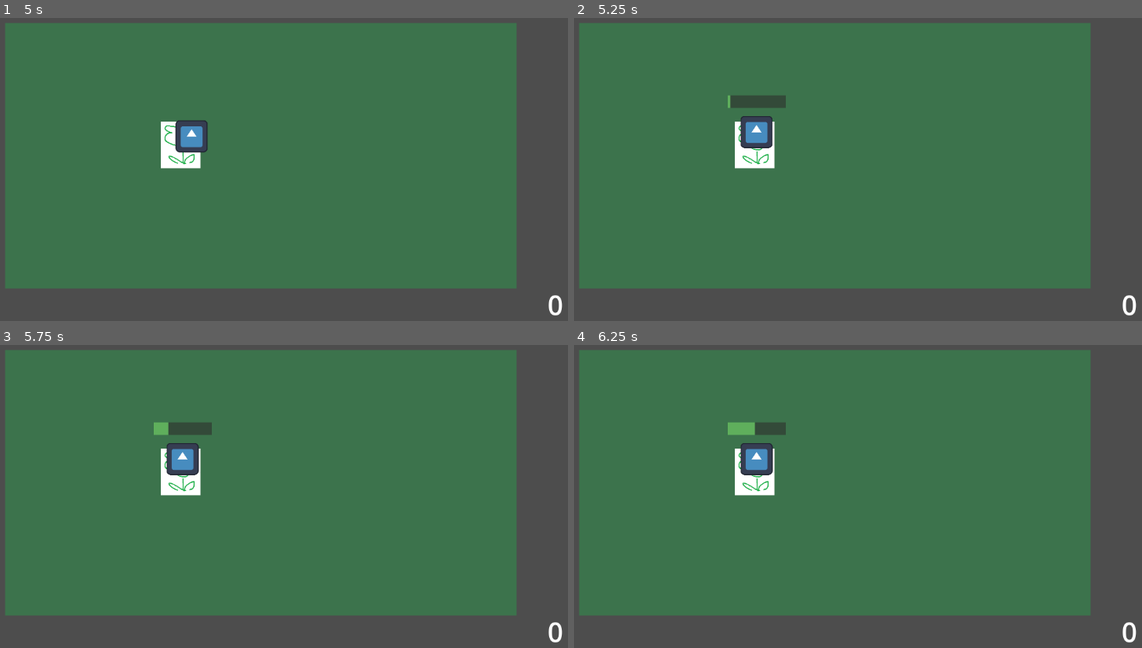
Above: before the commit, frames 1-4 (two rows, left to right).
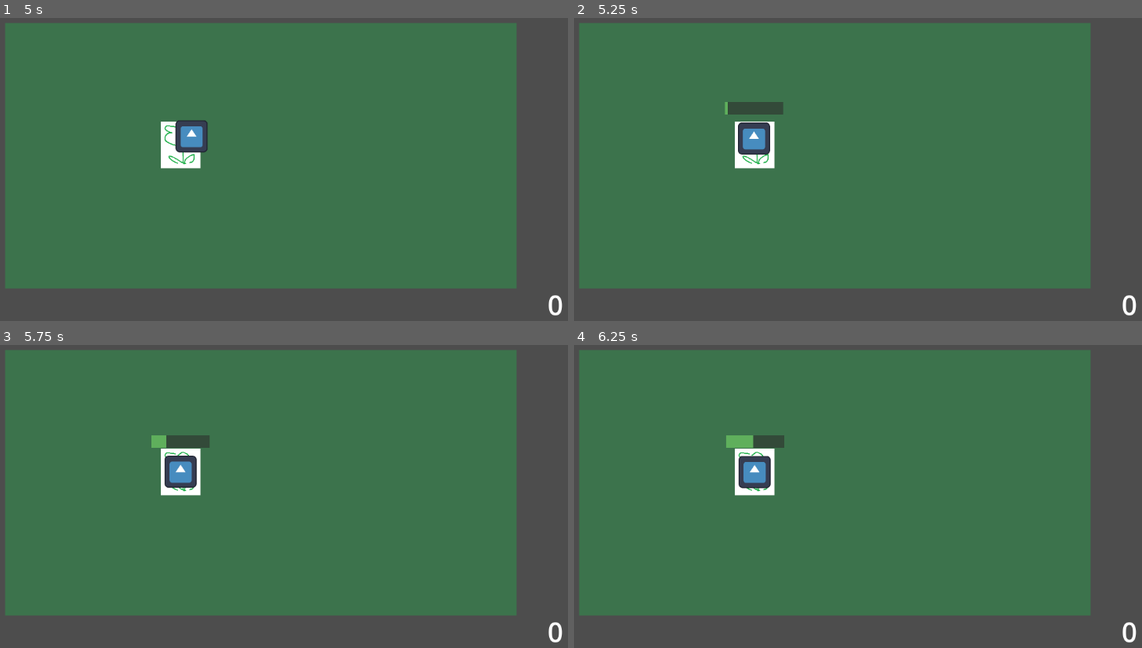
Above: after the commit, the same moments.

Repository: marikadu/FlowerBug
Game: Godot game, scene res://main.tscn
Same seed, same stepped clock (60 frames per second), same inputs: the game is played once before the commit and once after it. The engine's default icon, where the game draws it, is replaced by a stand-in: a white triangle on a blue panel in a dark square.
Inputs (mouse positions are in pixels of both pictures, inside the frame that each line leads up to):
- Up to frame 1 (5 s): tap Enter at 0.5 s; move the mouse to (397, 139) at 0.52 s; click (397, 139) at 0.6 s; move the mouse to (136, 172) at 1.27 s; click (136, 172) at 1.35 s; move the mouse to (323, 78) at 2.02 s; click (323, 78) at 2.1 s; move the mouse to (227, 227) at 2.77 s; click (227, 227) at 2.85 s; move the mouse to (448, 208) at 3.52 s; click (448, 208) at 3.6 s; move the mouse to (73, 102) at 4.27 s; click (73, 102) at 4.35 s
- Up to frame 2 (5.25 s): move the mouse to (863, 154) at 5.02 s; click (863, 154) at 5.1 s
- Up to frame 3 (5.75 s): no input
- Up to frame 4 (6.25 s): move the mouse to (738, 393) at 5.77 s; click (738, 393) at 5.85 s

Frame 1 is identical in both runs. In frame 2, 1.0% of the frame differs, in the area x 26-38%, y 25-46%; in frame 3, 1.5%; in frame 4, 1.5%, in the area x 26-38%, y 25-48%.

Commit message:
made the insect go in the centre of the flower when eating

Diff:
--- a/flower/flower_1.tscn
+++ b/flower/flower_1.tscn
@@ -4,7 +4,7 @@
 [ext_resource type="Texture2D" uid="uid://6ouf28cvf2e" path="res://flower/flower_test.png" id="2_jh6iy"]
 
 [sub_resource type="CircleShape2D" id="CircleShape2D_qc4up"]
-radius = 61.8
+radius = 61.0737
 
 [node name="flower" type="CharacterBody2D" groups=["flower"]]
 script = ExtResource("1_ksvlc")
--- a/main.gd
+++ b/main.gd
@@ -86,15 +86,6 @@
 		flower.queue_free()
 		print("removed flower: ", flower)
 
-	# adding different point to the score depending on the flower type
-	#match flower_type:
-		#"flower_1":
-			#Global.score += 10
-		#
-		#"flower_2":
-			#Global.score += 10
-
-
 
 func remove_powerup(powerup: Node2D) -> void:
 	if powerup:
@@ -127,4 +118,3 @@
 
 func _on_power_up_spawn_timer_timeout() -> void:
 	spawn_powerup()
-	pass # Replace with function body.
--- a/main.tscn
+++ b/main.tscn
@@ -1,8 +1,11 @@
-[gd_scene load_steps=4 format=3 uid="uid://jbvaordywvhn"]
+[gd_scene load_steps=6 format=3 uid="uid://jbvaordywvhn"]
 
 [ext_resource type="Script" uid="uid://brhdtucnypnpa" path="res://main.gd" id="1_ig7tw"]
 [ext_resource type="PackedScene" uid="uid://c7trk7jtixhkf" path="res://player/Score.tscn" id="3_1bvp3"]
 [ext_resource type="PackedScene" uid="uid://pajvfvquyng0" path="res://spawnArea/spawn_area.tscn" id="3_h2yge"]
+[ext_resource type="Script" uid="uid://ddeuw8p2j5l45" path="res://player/camera_2d.gd" id="4_1bvp3"]
+
+[sub_resource type="PhysicsMaterial" id="PhysicsMaterial_1bvp3"]
 
 [node name="main" type="Node2D"]
 script = ExtResource("1_ig7tw")
@@ -25,5 +28,15 @@
 
 [node name="Score" parent="CanvasLayer" instance=ExtResource("3_1bvp3")]
 
+[node name="Camera2D" type="Camera2D" parent="."]
+enabled = false
+script = ExtResource("4_1bvp3")
+
+[node name="StaticBody2D" type="StaticBody2D" parent="."]
+physics_material_override = SubResource("PhysicsMaterial_1bvp3")
+
+[node name="CollisionPolygon2D" type="CollisionPolygon2D" parent="StaticBody2D"]
+polygon = PackedVector2Array(20, -40, 12, 624, 1126, 618, 1131, 7, -8, 13, -12, -29, 1179, -26, 1171, 653, -53, 660, -40, -27)
+
 [connection signal="timeout" from="Flower_Spawn_Timer" to="." method="_on_flower_spawn_timer_timeout"]
 [connection signal="timeout" from="PowerUp_Spawn_Timer" to="." method="_on_power_up_spawn_timer_timeout"]
--- /dev/null
+++ b/player/camera_2d.gd
@@ -0,0 +1,12 @@
+extends Camera2D
+# camera is disabled, in the properties
+
+@export var camera_lerp_speed: float = 0.1
+
+# camera follows the cursor
+func _process(delta: float) -> void:
+	cameraUpdate()
+
+func cameraUpdate():
+	var target_cam_position = get_viewport().get_mouse_position()
+	global_position = global_position.lerp(target_cam_position, camera_lerp_speed)
--- a/player/insect.gd
+++ b/player/insect.gd
@@ -16,40 +16,48 @@
 var flower_to_eat: Node2D = null
 var powerup_to_get: Node2D = null
 var is_eating: bool =  false
+var follow_cursor: bool
 var identify_flower: String = ""
 
 func _ready() -> void:
 	eating_bar.hide()
+	follow_cursor = true
+	#Input.set_mouse_mode(Input.MOUSE_MODE_CONFINED)
+	#Input.set_mouse_mode(Input.MOUSE_MODE_MAX)
 
 func _physics_process(_delta: float) -> void:
+
 	# character stops when it is eating
-	if is_eating:
+	if is_eating and flower_to_eat:
+		follow_cursor = false
+		global_position = global_position.lerp(flower_to_eat.global_position, 0.1)
 		#velocity = Vector2.ZERO
-		velocity = velocity.lerp(Vector2.ZERO, 0.5)
-		move_and_slide()
+		#velocity = velocity.lerp(Vector2.ZERO, 0.5)
+		#move_and_slide()
 		return
 
-	var target_position = get_global_mouse_position()
-	var distance = global_position.distance_to(target_position)
+	# the character follows the mouse cursor
+	#var target_position = get_global_mouse_position()
+	if follow_cursor:
+		var target_position = get_viewport().get_mouse_position()
+		var distance = global_position.distance_to(target_position)
 
-	if distance < cursor_threshold:
-		velocity = velocity.lerp(Vector2.ZERO, 0.2)
+		# prevent character shaking when very close to the cursor
+		if distance < cursor_threshold:
+			velocity = velocity.lerp(Vector2.ZERO, 0.2)
 
-	else:
-		var speed = lerp(min_speed, max_speed, distance / 50.0)
-		speed = clamp(speed, min_speed, max_speed)
+		else:
+			# smooth movement
+			# ensuring the character does not shake when close to cursor
+			var speed = lerp(min_speed, max_speed, distance / 50.0)
+			speed = clamp(speed, min_speed, max_speed)
 
-		var direction = (target_position - global_position).normalized()
-		var target_velocity = direction * speed
+			var direction = (target_position - global_position).normalized()
+			var target_velocity = direction * speed
+			velocity = velocity.lerp(target_velocity, lerp_factor)
 
-	#if velocity.length() > 50:
-		#velocity = velocity.normalized() * speed
-		#
-
-		velocity = velocity.lerp(target_velocity, lerp_factor)
-
-	move_and_slide()
-	#look_at(target_position)
+		move_and_slide()
+		#look_at(target_position)
 
 	# eating a flower
 	if Input.is_action_just_pressed("eat"):
@@ -100,6 +108,7 @@
 		eating_bar.hide() # hiding the progress bar
 		near_flower = false
 		is_eating = false
+		follow_cursor = true
 
 		identifyFlower(flower_type)
 		print("score: ", Global.score)
--- a/player/insect.tscn
+++ b/player/insect.tscn
@@ -17,6 +17,7 @@
 
 [node name="insect" type="CharacterBody2D" groups=["player"]]
 z_index = 1
+collision_mask = 2
 script = ExtResource("1_ev3hp")
 
 [node name="Icon" type="Sprite2D" parent="."]
--- a/project.godot
+++ b/project.godot
@@ -33,3 +33,8 @@
 "events": [Object(InputEventMouseButton,"resource_local_to_scene":false,"resource_name":"","device":-1,"window_id":0,"a …(253 unchanged characters)…
 ]
 }
+
+[layer_names]
+
+2d_physics/layer_1="Insect"
+2d_physics/layer_2="Walls"
Not shown, added: player/camera_2d.gd.uid
